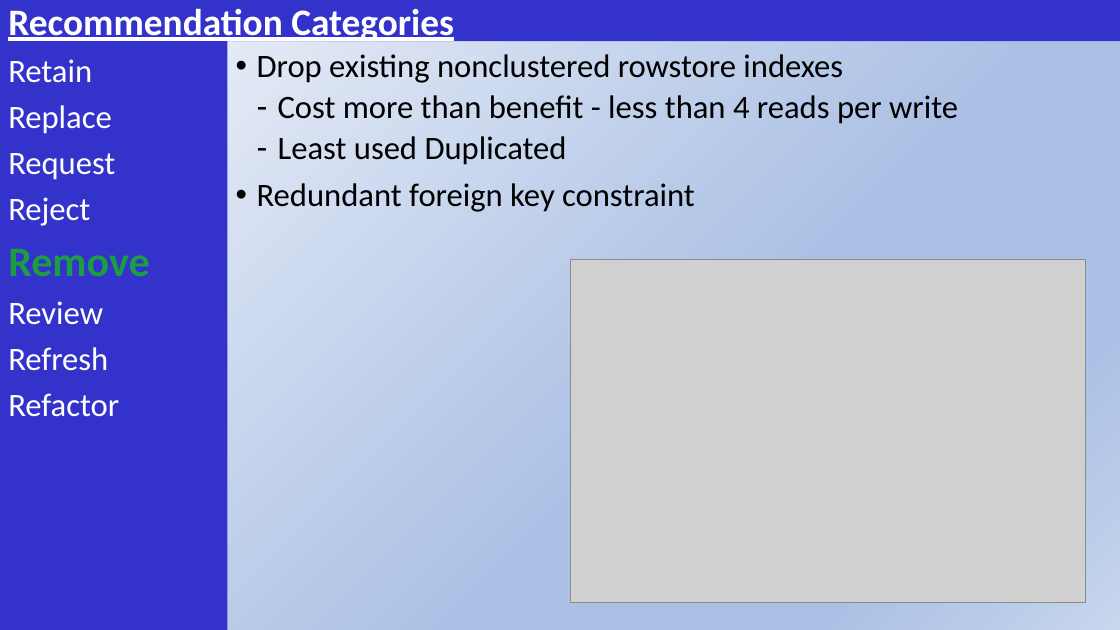
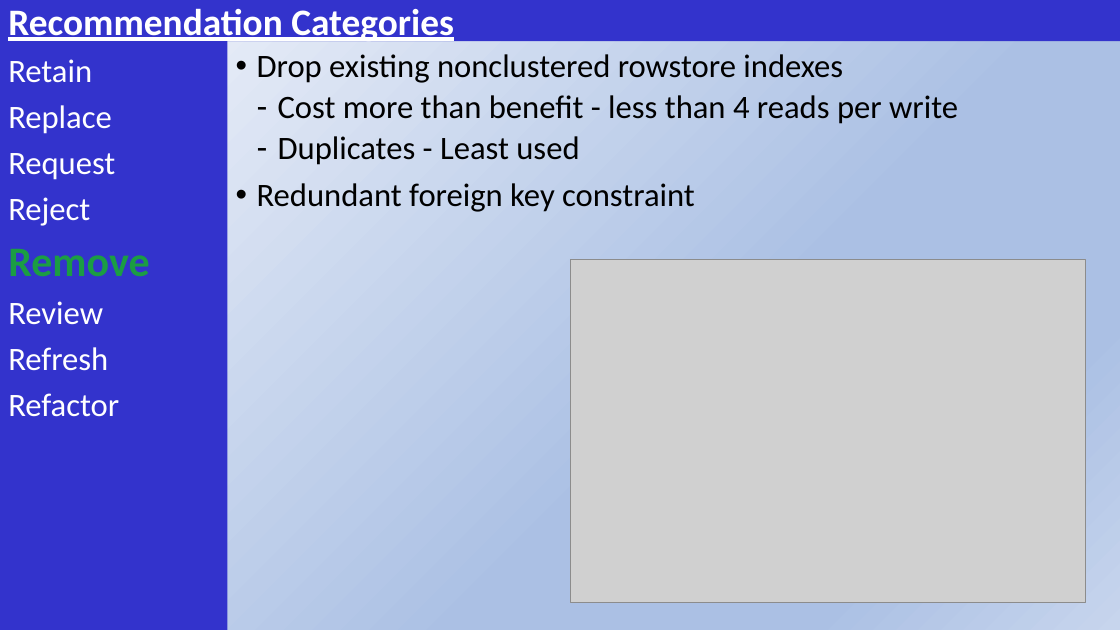
Before and after one commit to SQLXL/SQLXL, a slide deck: slide 27 of SQLXL_Index SQL Saturday South Florida 2025.pptx. Drawn at 1120x630 pixels with LibreOffice and Linux fonts; fonts in the diff are those of the drawing; grey boxes stand for pictures. Boxes give left, top, right and bottom in pixels: in the first picture for what was removed or moved away, otherwise in the second. Text is boxed around its words. In the diff, an @@ line names an element or a change of style, - is before the commit and + after.

```diff
--- a/SQLXL_Index SQL Saturday South Florida 2025.pptx
+++ b/SQLXL_Index SQL Saturday South Florida 2025.pptx
@@ text at [278,136,579,165]: text changed @@
-  ‐ Least used Duplicated
+  ‐ Duplicates - Least used
```
Also in this commit, not shown: 9 other slides changed, 1 slide removed, 1 other file.
